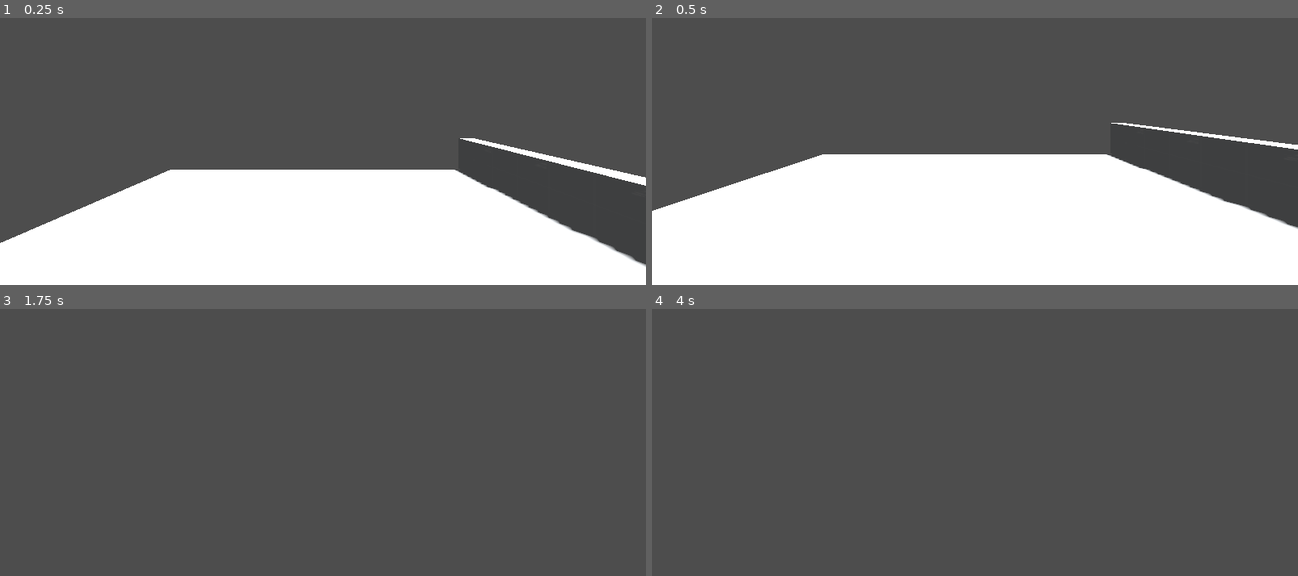
Above: before the commit, frames 1-4 (two rows, left to right).
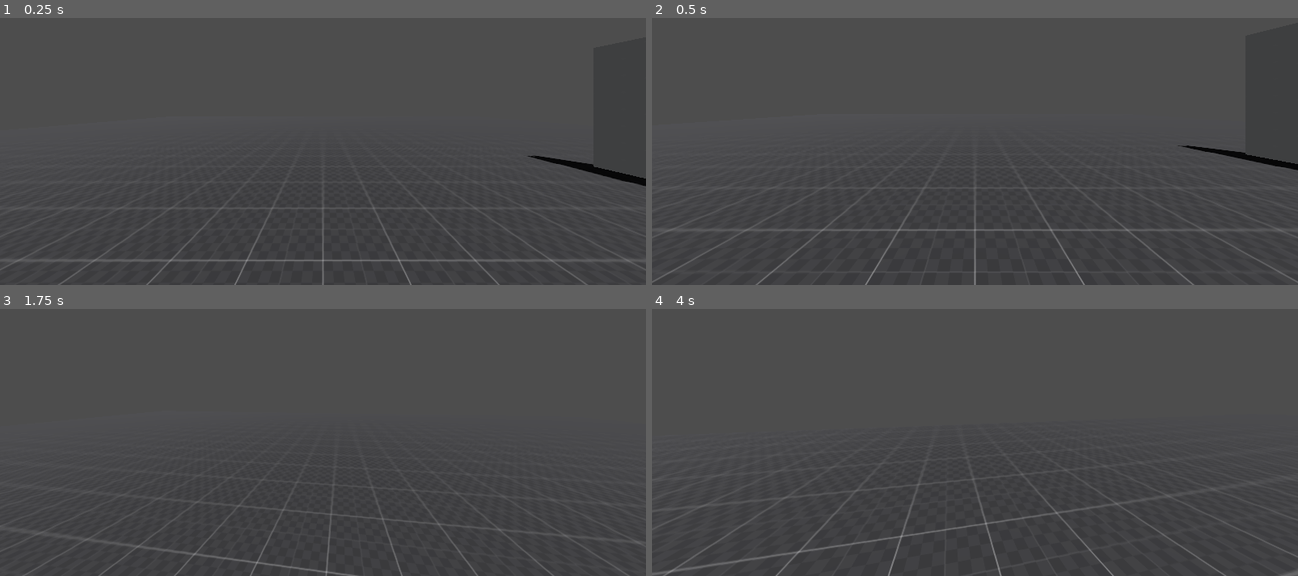
Above: after the commit, the same moments.

Repository: AlecVD/goodoo
Game: Godot game, scene res://scenes/main/main.tscn
Same seed, same stepped clock (60 frames per second), same inputs: the game is played once before the commit and once after it.
Inputs (mouse positions are in pixels of both pictures, inside the frame that each line leads up to):
- Up to frame 1 (0.25 s): no input
- Up to frame 2 (0.5 s): no input
- Up to frame 3 (1.75 s): tap Enter (ui_accept) at 0.5, 0.77, 1.52 s; move the mouse to (355, 394) at 0.52 s; hold Up (ui_up) from 0.53 s (still down); click (355, 394) at 0.67 s; move the mouse to (290, 397) at 1.27 s
- Up to frame 4 (4 s): keep holding Up (ui_up); move the mouse to (987, 389) at 2.02 s; move the mouse to (968, 399) at 2.77 s; click (968, 399) at 2.92 s; tap Enter (ui_accept) at 3.02, 3.77 s; move the mouse to (1020, 399) at 3.52 s

The runs differ from the first frame. In frame 1, 35% of the frame differs, in the area x 0-100%, y 45-100%; in frame 2, 43%, in the area x 0-100%, y 39-100%; in frame 3, 0.2%; in frame 4, 0.5%.

Commit message:
add dark texture

Diff:
--- /dev/null
+++ b/assets/prototyping/prototype_dark.tres
@@ -0,0 +1,9 @@
+[gd_resource type="StandardMaterial3D" load_steps=2 format=3 uid="uid://bo2tq65ltf4w8"]
+
+[ext_resource type="Texture2D" uid="uid://1v328wadinay" path="res://assets/prototyping/prototype_dark.png" id="1_012xw"]
+
+[resource]
+albedo_texture = ExtResource("1_012xw")
+uv1_offset = Vector3(2.08165e-12, 2.08165e-12, 2.08165e-12)
+uv1_triplanar = true
+uv1_world_triplanar = true
--- a/project.godot
+++ b/project.godot
@@ -14,3 +14,38 @@
 run/main_scene="res://scenes/main/main.tscn"
 config/features=PackedStringArray("4.0", "Forward Plus")
 config/icon="res://icon.svg"
+
+[display]
+
+window/vsync/vsync_mode=0
+
+[input]
+
+ui_left={
+"deadzone": 0.5,
+"events": [Object(InputEventKey,"resource_local_to_scene":false,"resource_name":"","device":0,"window_id":0,"alt_pressed":false,"shift_pressed":false,"ctrl_pressed":false,"meta_pressed":false,"pressed":false,"keycode":4194319,"physical_keycode":0,"key_label":0,"unicode":4194319,"echo":false,"script":null)
+, Object(InputEventJoypadButton,"resource_local_to_scene":false,"resource_name":"","device":0,"button_index":13,"pressure":0.0,"pressed":false,"script":null)
+, Object(InputEventKey,"resource_local_to_scene":false,"resource_name":"","device":-1,"window_id":0,"alt_pressed":false,"shift_pressed":false,"ctrl_pressed":false,"meta_pressed":false,"pressed":false,"keycode":65,"physical_keycode":0,"key_label":0,"unicode":97,"echo":false,"script":null)
+]
+}
+ui_right={
+"deadzone": 0.5,
+"events": [Object(InputEventKey,"resource_local_to_scene":false,"resource_name":"","device":0,"window_id":0,"alt_pressed":false,"shift_pressed":false,"ctrl_pressed":false,"meta_pressed":false,"pressed":false,"keycode":4194321,"physical_keycode":0,"key_label":0,"unicode":4194321,"echo":false,"script":null)
+, Object(InputEventJoypadButton,"resource_local_to_scene":false,"resource_name":"","device":0,"button_index":14,"pressure":0.0,"pressed":false,"script":null)
+, Object(InputEventKey,"resource_local_to_scene":false,"resource_name":"","device":-1,"window_id":0,"alt_pressed":false,"shift_pressed":false,"ctrl_pressed":false,"meta_pressed":false,"pressed":false,"keycode":68,"physical_keycode":0,"key_label":0,"unicode":100,"echo":false,"script":null)
+]
+}
+ui_up={
+"deadzone": 0.5,
+"events": [Object(InputEventKey,"resource_local_to_scene":false,"resource_name":"","device":0,"window_id":0,"alt_pressed":false,"shift_pressed":false,"ctrl_pressed":false,"meta_pressed":false,"pressed":false,"keycode":4194320,"physical_keycode":0,"key_label":0,"unicode":4194320,"echo":false,"script":null)
+, Object(InputEventJoypadButton,"resource_local_to_scene":false,"resource_name":"","device":0,"button_index":11,"pressure":0.0,"pressed":false,"script":null)
+, Object(InputEventKey,"resource_local_to_scene":false,"resource_name":"","device":-1,"window_id":0,"alt_pressed":false,"shift_pressed":false,"ctrl_pressed":false,"meta_pressed":false,"pressed":false,"keycode":0,"physical_keycode":87,"key_label":0,"unicode":119,"echo":false,"script":null)
+]
+}
+ui_down={
+"deadzone": 0.5,
+"events": [Object(InputEventKey,"resource_local_to_scene":false,"resource_name":"","device":0,"window_id":0,"alt_pressed":false,"shift_pressed":false,"ctrl_pressed":false,"meta_pressed":false,"pressed":false,"keycode":4194322,"physical_keycode":0,"key_label":0,"unicode":4194322,"echo":false,"script":null)
+, Object(InputEventJoypadButton,"resource_local_to_scene":false,"resource_name":"","device":0,"button_index":12,"pressure":0.0,"pressed":false,"script":null)
+, Object(InputEventKey,"resource_local_to_scene":false,"resource_name":"","device":-1,"window_id":0,"alt_pressed":false,"shift_pressed":false,"ctrl_pressed":false,"meta_pressed":false,"pressed":false,"keycode":0,"physical_keycode":83,"key_label":0,"unicode":115,"echo":false,"script":null)
+]
+}
--- a/scenes/main/main.tscn
+++ b/scenes/main/main.tscn
@@ -1,12 +1,20 @@
-[gd_scene load_steps=7 format=3 uid="uid://db8737y1ogc6i"]
+[gd_scene load_steps=10 format=3 uid="uid://bcvjd0p268loe"]
 
 [ext_resource type="Script" path="res://scenes/main/main.gd" id="1_rpb6r"]
-[ext_resource type="Material" uid="uid://yaynr845kreg" path="res://assets/prototyping/prototype_wall.tres" id="1_viqy5"]
+[ext_resource type="Texture2D" uid="uid://bekqkonyhbtfj" path="res://assets/prototyping/default.png" id="2_0gxxs"]
 [ext_resource type="PackedScene" uid="uid://h5n4mr2lsyf8" path="res://scenes/player/player.tscn" id="2_s1gii"]
+[ext_resource type="Material" uid="uid://yaynr845kreg" path="res://assets/prototyping/prototype_light.tres" id="3_hcevr"]
+[ext_resource type="Material" uid="uid://bo2tq65ltf4w8" path="res://assets/prototyping/prototype_dark.tres" id="5_tvpid"]
 
 [sub_resource type="Environment" id="Environment_vrxqa"]
 
 [sub_resource type="BoxMesh" id="BoxMesh_8pv0g"]
+lightmap_size_hint = Vector2i(14, 21)
+
+[sub_resource type="StandardMaterial3D" id="StandardMaterial3D_v14ro"]
+albedo_texture = ExtResource("2_0gxxs")
+uv1_offset = Vector3(2.08165e-12, 2.08165e-12, 2.08165e-12)
+uv1_triplanar = true
 
 [sub_resource type="ConcavePolygonShape3D" id="ConcavePolygonShape3D_2nwrm"]
 data = PackedVector3Array(-0.5, 0.5, 0.5, 0.5, 0.5, 0.5, -0.5, -0.5, 0.5, 0.5, 0.5, 0.5, 0.5, -0.5, 0.5, -0.5, -0.5, 0. …(500 unchanged characters)…
@@ -23,20 +31,20 @@
 transform = Transform3D(0.766044, -0.604023, 0.219846, 0, 0.34202, 0.939693, -0.642788, -0.719846, 0.262003, 0, 0, 0)
 shadow_enabled = true
 
-[node name="Floor" type="MeshInstance3D" parent="."]
-transform = Transform3D(10, 0, 0, 0, 0.5, 0, 0, 0, 10, 0, -0.25, 0)
+[node name="Box" type="MeshInstance3D" parent="."]
+transform = Transform3D(1, 0, 0, 0, 1, 0, 0, 0, 1, 2, 0.707336, 0)
 mesh = SubResource("BoxMesh_8pv0g")
-surface_material_override/0 = ExtResource("1_viqy5")
+surface_material_override/0 = SubResource("StandardMaterial3D_v14ro")
 
-[node name="StaticBody3D" type="StaticBody3D" parent="Floor"]
+[node name="StaticBody3D" type="StaticBody3D" parent="Box"]
 
-[node name="CollisionShape3D" type="CollisionShape3D" parent="Floor/StaticBody3D"]
+[node name="CollisionShape3D" type="CollisionShape3D" parent="Box/StaticBody3D"]
 shape = SubResource("ConcavePolygonShape3D_2nwrm")
 
 [node name="Wall" type="MeshInstance3D" parent="."]
-transform = Transform3D(0.5, 0, 0, 0, 1, 0, 0, 0, 10, 4.70625, 0.527285, 0)
+transform = Transform3D(0.5, 0, 0, 0, 4, 0, 0, 0, 10, 9.12503, 2, 0)
 mesh = SubResource("BoxMesh_8pv0g")
-surface_material_override/0 = ExtResource("1_viqy5")
+surface_material_override/0 = ExtResource("3_hcevr")
 
 [node name="StaticBody3D" type="StaticBody3D" parent="Wall"]
 
@@ -45,3 +53,11 @@
 
 [node name="Player" parent="." instance=ExtResource("2_s1gii")]
 transform = Transform3D(1, 0, 0, 0, 1, 0, 0, 0, 1, 0, 1.82706, 0)
+
+[node name="CSGCombiner3D" type="CSGCombiner3D" parent="."]
+material_override = ExtResource("5_tvpid")
+snap = 0.0101
+use_collision = true
+
+[node name="CSGBox3D" type="CSGBox3D" parent="CSGCombiner3D"]
+size = Vector3(50, 0.2, 50)
Binary file added: assets/prototyping/prototype_dark.png
Not shown, added: assets/prototyping/prototype_dark.png.import
Renamed: assets/prototyping/prototype_wall.tres -> assets/prototyping/prototype_light.tres
